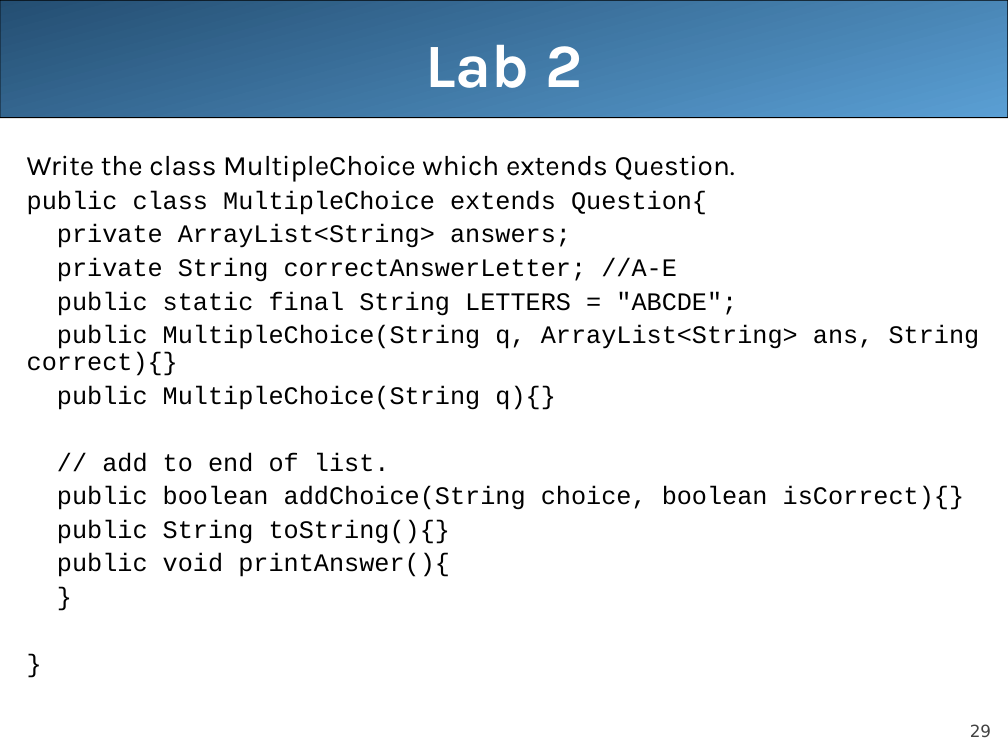
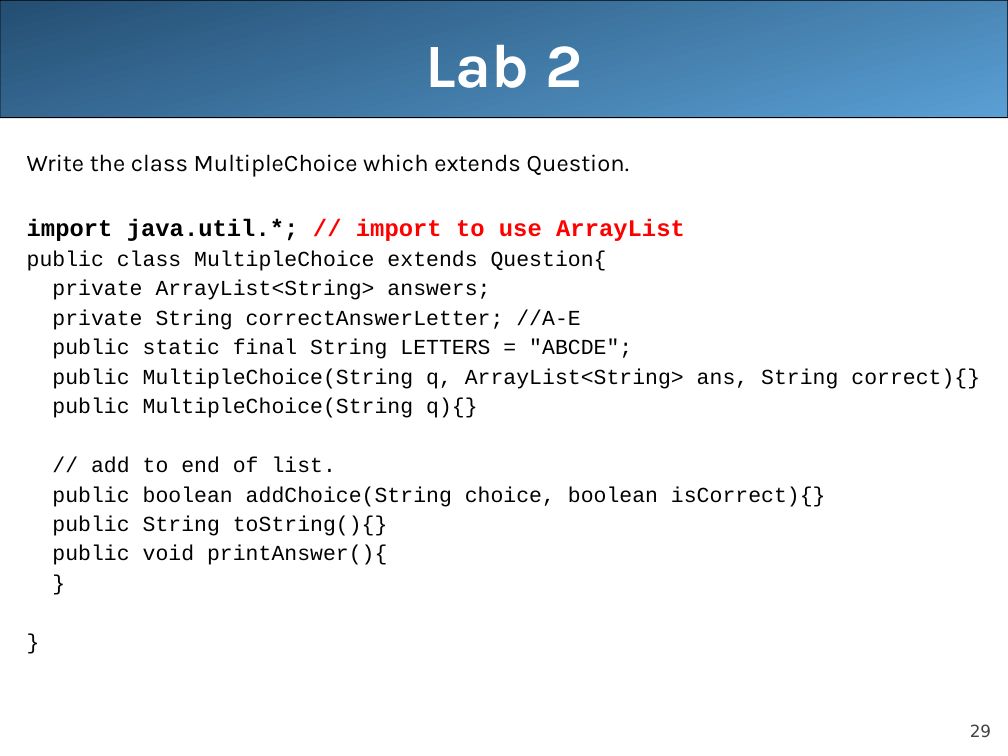
Before and after one commit to LongBaoNguyen/longbaonguyen.github.io, a slide deck: slide 29 of courses/apcsa/lecture16.ppt. Drawn at 1008x756 pixels with LibreOffice and Linux fonts; fonts in the diff are those of the drawing. Boxes give left, top, right and bottom in pixels: in the first picture for what was removed or moved away, otherwise in the second. Text is boxed around its words. In the diff, an @@ line names an element or a change of style, - is before the commit and + after.

```diff
--- a/courses/apcsa/lecture16.ppt
+++ b/courses/apcsa/lecture16.ppt
@@ text at [27,154,980,565]: size 20 to 17 pt in "Write the class MultipleChoice which extends Question."; size 18 to 15.3 pt in "public class MultipleChoice extends Question{", "private ArrayList<String> answers;", "private String correctAnswerLetter; //A-E", "public static final String LETTERS = "ABCDE";" and 8 more places @@
@@ text at [27,219,685,241]: paragraph added @@
+import java.util.*; // import to use ArrayList
```
Also in this commit, not shown: 1 other slide changed, 1 other file.
